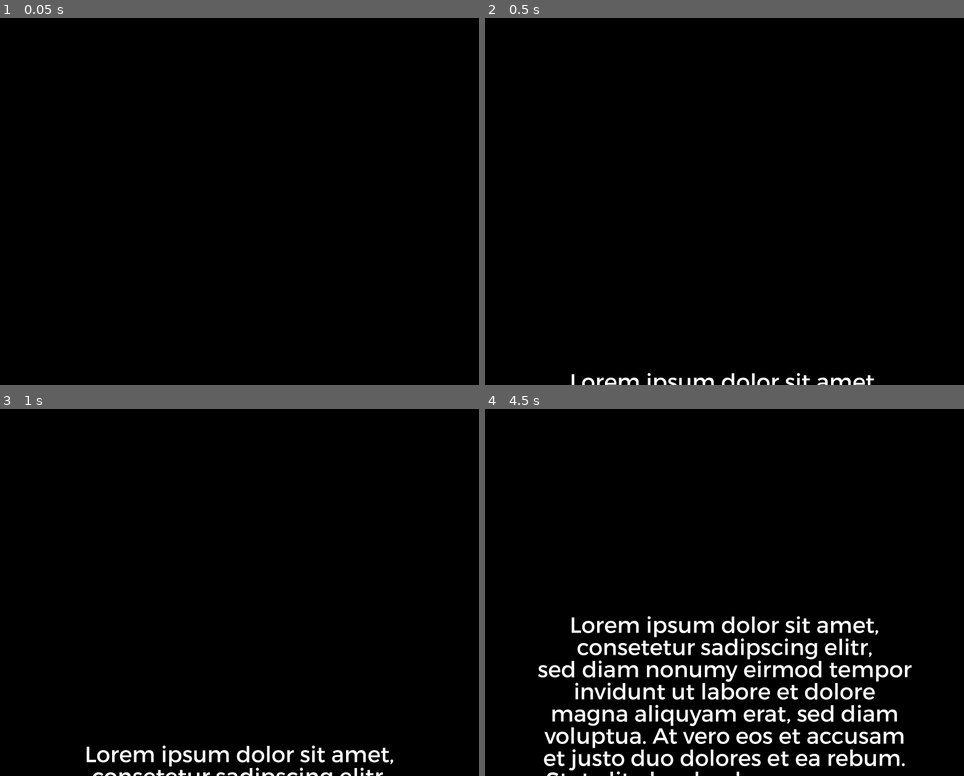
Above: before the commit, frames 1-4 (two rows, left to right).
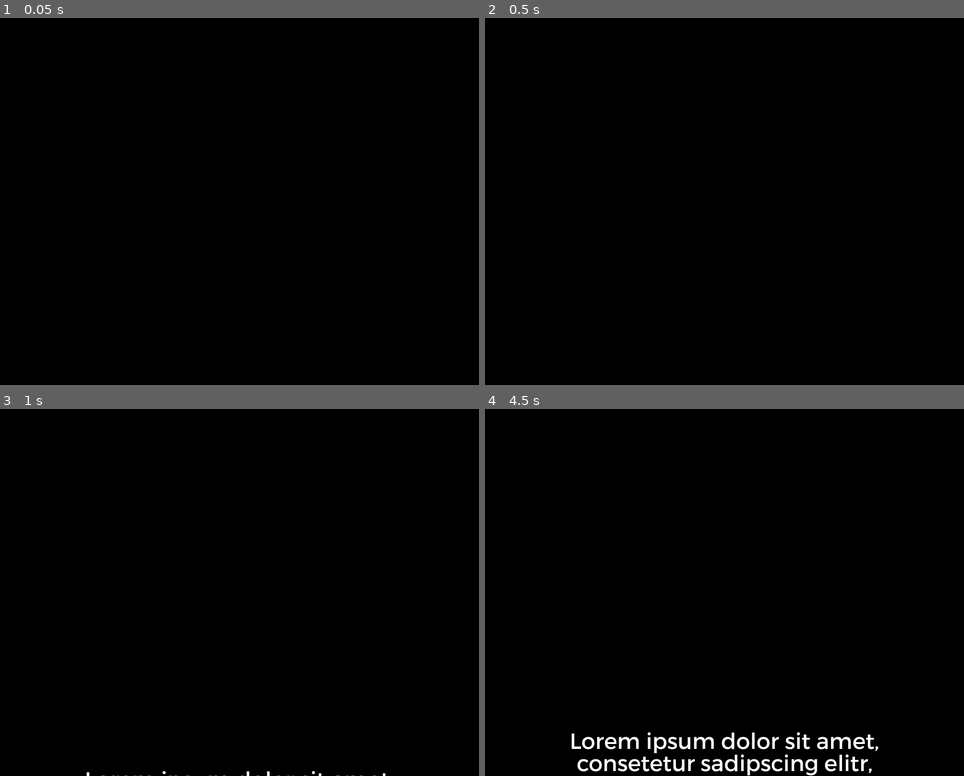
Above: after the commit, the same moments.

Repository: gpietz/VerticalScrolling-GD
Game: Godot game, scene res://Node2D.tscn
Two runs of this game, one before a commit and one after it. Both use one fixed random seed, a clock stepped at 60 frames per second and the inputs below.
Inputs:
- Up to frame 1 (0.05 s): no input
- Up to frame 2 (0.5 s): no input
- Up to frame 3 (1 s): no input
- Up to frame 4 (4.5 s): no input

Frame 1 is identical in both runs. In frame 2, 0.7% of the frame differs, in the area x 17-82%, y 96-100%; in frame 3, 1.5%; in frame 4, 9.7%, in the area x 11-90%, y 56-100%.

Commit message:
Change position types from int to float and reduce scroll speed

Diff:
--- a/Scroll.gd
+++ b/Scroll.gd
@@ -1,6 +1,6 @@
 extends Node2D
 
-const scroll_speed: int = 2
+const scroll_speed: float = 0.6
 const font_size: int = 72
 var font: FontFile = FontFile.new()
 var font_variation: FontVariation
@@ -28,9 +28,9 @@
 var textlines: Array[MyTextLine] = []
 
 class MyTextLine:
-	var width: int = -1
-	var x_pos: int = -1
-	var y_pos: int = -1
+	var width: float = -1
+	var x_pos: float = -1
+	var y_pos: float = -1
 	var label: Label = null
 
 func _init():
@@ -106,3 +106,5 @@
 			var text_line = textlines[n] as MyTextLine
 			text_line.y_pos = prev_line_offset
 			prev_line_offset += font_size
+
+	queue_redraw()
